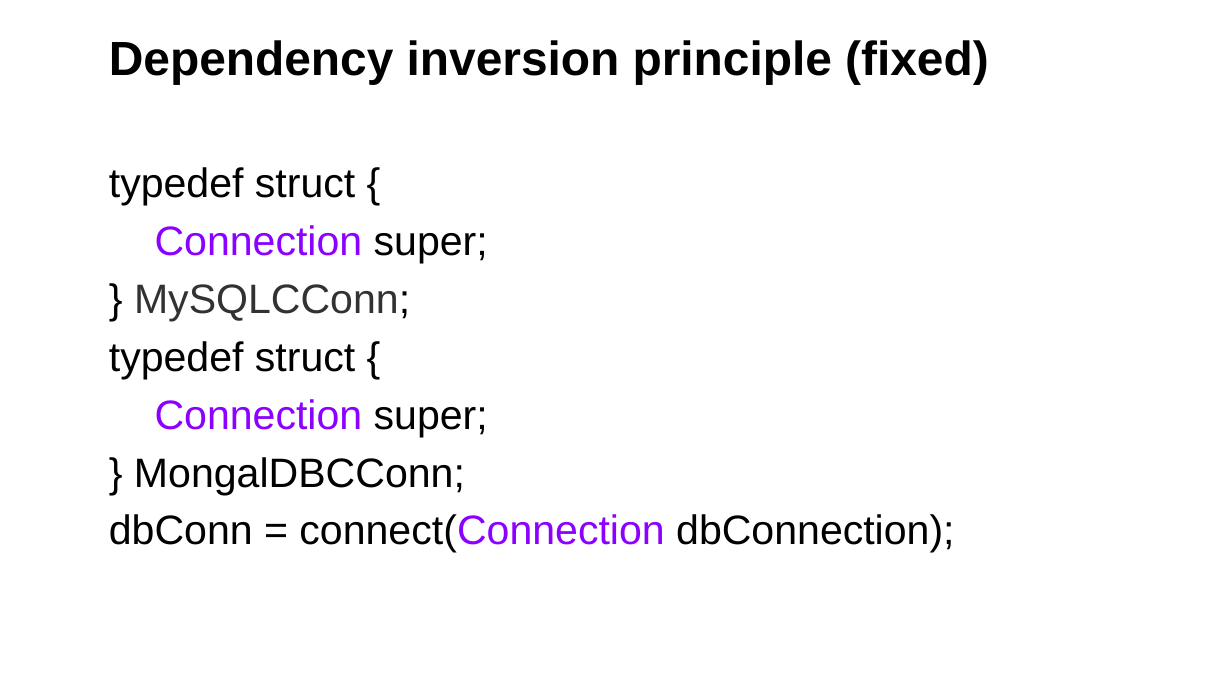
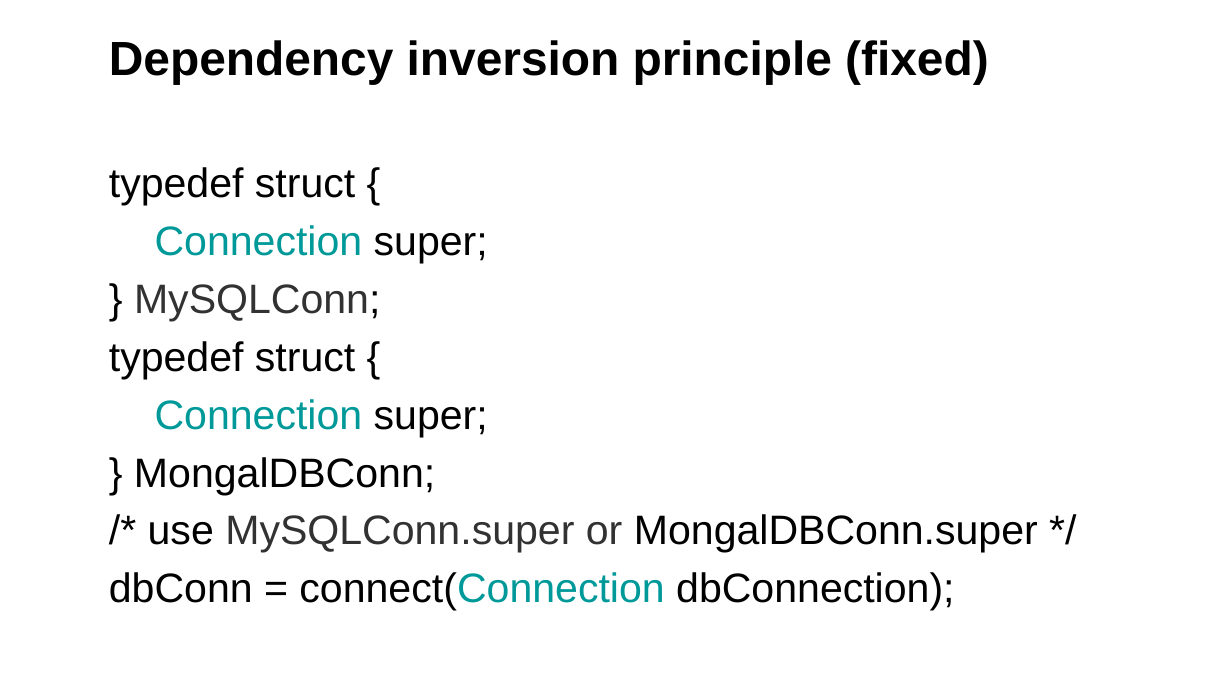
Before and after one commit to middlehuang/portal, a slide deck: slide 32 of CGreen TestDouble ETDD OOC DP ver 0.5.pptx (slide 31 before the commit). Drawn at 1232x693 pixels with LibreOffice and Linux fonts; fonts in the diff are those of the drawing; background and template pictures are left out. Boxes give left, top, right and bottom in pixels: in the first picture for what was removed or moved away, otherwise in the second. Text is boxed around its words. In the diff, an @@ line names an element or a change of style, - is before the commit and + after.

```diff
--- a/CGreen TestDouble ETDD OOC DP ver 0.5.pptx
+++ b/CGreen TestDouble ETDD OOC DP ver 0.5.pptx
@@ text at [109, 225, 954, 610]: text colour #8B00FF to #009999 in "Connection", "Connection", "connect(Connection" @@
@@ text at [134, 284, 380, 321]: text changed @@
-} MySQLCConn;
+} MySQLConn;
@@ text at [134, 457, 1038, 553]: text changed @@
-} MongalDBCConn;
+} MongalDBConn;
+/* use MySQLConn.super or MongalDBConn.super */
```
Also in this commit, not shown: 10 other slides changed, 2 slides added.
